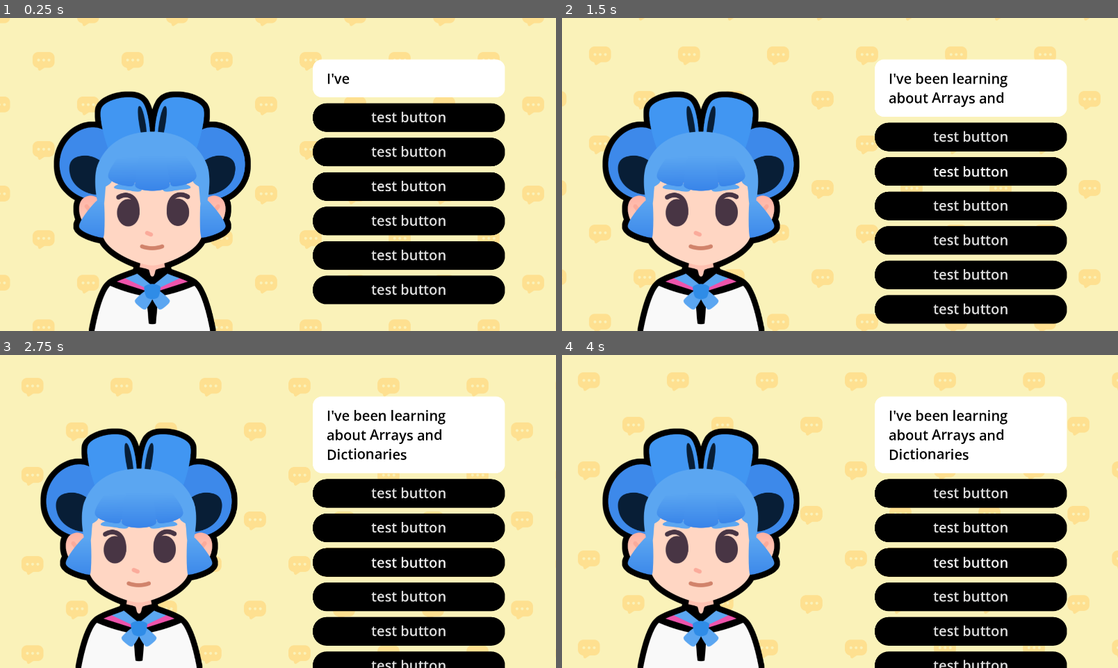
Above: before the commit, frames 1-4 (two rows, left to right).
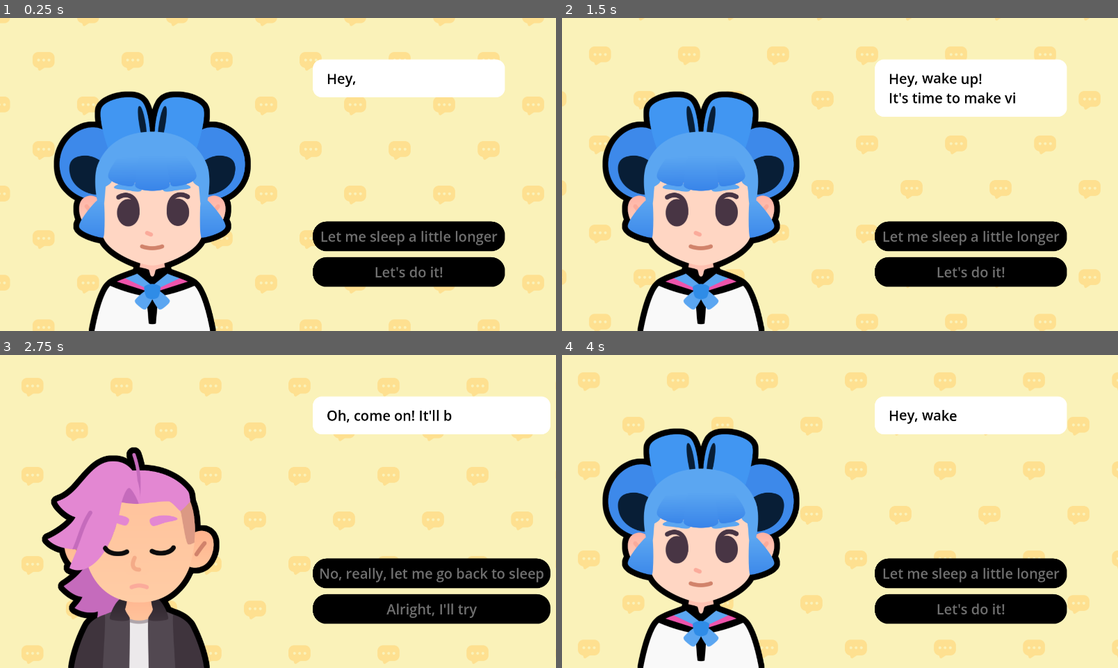
Above: after the commit, the same moments.

Repository: monkeytickler812/2d-GameDev-Course
Game: Godot game, scene res://lessons/dialogue.tscn
Same seed, same stepped clock (60 frames per second), same inputs: the game is played once before the commit and once after it. Before the commit the project has no main scene; this scene is started directly in both runs. Sound files missing from this copy of the repository are replaced by a short silence.
Inputs (mouse positions are in pixels of both pictures, inside the frame that each line leads up to):
- Up to frame 1 (0.25 s): no input
- Up to frame 2 (1.5 s): click (973, 118) at 0.5 s, where only the run before the commit has a clickable "test button"; click (973, 171) at 1.25 s, where only the run before the commit has a clickable "test button"
- Up to frame 3 (2.75 s): click (411, 574) at 2 s, where only the run after the commit has a clickable "Let me sleep a little longer"
- Up to frame 4 (4 s): click (973, 561) at 2.75 s, where only the run before the commit has a clickable "test button"; click (995, 574) at 3.5 s, where only the run after the commit has a clickable "No, really, let me go back to…"

The runs differ from the first frame. In frame 1, 16% of the frame differs, in the area x 56-91%, y 17-92%; in frame 2, 16%; in frame 3, 42%, in the area x 7-99%, y 13-100%; in frame 4, 19%.

Commit message:
L4 complete, practice bugged

Diff:
--- a/M08.start_a_dialog_workbook/lessons/dialogue.gd
+++ b/M08.start_a_dialog_workbook/lessons/dialogue.gd
@@ -11,64 +11,63 @@
 	"pink": preload ("res://assets/pink.png")
 }
 
-## An array of dictionaries. Each dictionary has three properties:
+## An array of dictionaries. Each dictionary has four properties:
 ## - expression: a [code]Texture[/code] containing an expression
 ## - text: a [code]String[/code] containing the text the character says
-## - character: a [code]Texture[/code] representing the character
+## - character: a [code]String[/code] representing the character's name
+## - choices: a [code]dictionary[/code] with [code]String[/code] keys and [code]int[/code] values
 var dialogue_items: Array[Dictionary] = [
 	{
 		"expression": expressions["regular"],
-		"text": "I've been learning about [wave]Arrays and Dictionaries[/wave]",
-		"character": bodies["sophia"]
+		"text": "[wave]Hey, wake up![/wave]\nIt's time to make video games.",
+		"character": bodies["sophia"],
+		"choices": {
+			"Let me sleep a little longer": 2,
+			"Let's do it!": 1,
+		},
 	},
 	{
-		"expression": expressions["regular"],
-		"text": "How has it been going?",
-		"character": bodies["pink"]
+		"expression": expressions["happy"],
+		"text": "Great! Your first task will be to write a [b]dialogue tree[/b].",
+		"character": bodies["sophia"],
+		"choices": {
+			"I will do my best": 3,
+			"No, let me go back to sleep": 2,
+		},
 	},
 	{
 		"expression": expressions["sad"],
-		"text": "... Well... it is a little bit [shake]complicated[/shake]!",
-		"character": bodies["sophia"]
-	},
-	{
-		"expression": expressions["sad"],
-		"text": "Oh!",
-		"character": bodies["pink"]
-	},
-	{
-		"expression": expressions["regular"],
-		"text": "I believe in you!",
-		"character": bodies["pink"]
+		"text": "Oh, come on! It'll be fun.",
+		"character": bodies["pink"],
+		"choices": {
+			"No, really, let me go back to sleep": 0,
+			"Alright, I'll try": 1,
+		},
 	},
 	{
 		"expression": expressions["happy"],
-		"text": "If you stick to it, you'll eventually make it!",
-		"character": bodies["pink"]
+		"text": "That's the spirit! [wave]You can do it![/wave]",
+		"character": bodies["pink"],
+		"choices": {"Okay! (Quit)": - 1},
 	},
-	{
-		"expression": expressions["happy"],
-		"text": "That's it! Let's [tornado freq=3.0][rainbow val=1.0]GOOOOOO!!![/rainbow][/tornado]",
-		"character": bodies["sophia"]
-	}
 ]
 
+## UI element that shows the texts
 @onready var rich_text_label: RichTextLabel = %RichTextLabel
-## Container for the buttons
-@onready var action_buttons_v_box_container: VBoxContainer = %ActionButtonsVBoxContainer
 ## Audio player that plays voice sounds while text is being written
 @onready var audio_stream_player: AudioStreamPlayer = %AudioStreamPlayer
 ## The character
 @onready var body: TextureRect = %Body
 ## The Expression
 @onready var expression: TextureRect = %Expression
+## The container for buttons
+@onready var action_buttons_v_box_container: VBoxContainer = %ActionButtonsVBoxContainer
 
 
 func _ready() -> void:
 	show_text(0)
 
-
-## Draws the current text to the rich text element
+## Draws the selected text
 ## [param current_item_index] Displays the currently selected index from the dialogue array
 func show_text(current_item_index: int) -> void:
 	# We retrieve the current item from the array
@@ -79,6 +78,7 @@
 	rich_text_label.text = current_item["text"]
 	expression.texture = current_item["expression"]
 	body.texture = current_item["character"]
+	create_buttons(current_item["choices"])
 	# We set the initial visible ratio to the text to 0, so we can change it in the tween
 	rich_text_label.visible_ratio = 0.0
 	# We create a tween that will draw the text
@@ -103,6 +103,38 @@
 	# We animate the character sliding in.
 	slide_in()
 
+	# We disable the buttons, and re-enable them after the text is shown
+	for button: Button in action_buttons_v_box_container.get_children():
+		button.disabled = true
+	tween.finished.connect(func() -> void:
+		for button: Button in action_buttons_v_box_container.get_children():
+			button.disabled = false
+	)
+
+#NCHOR:090_create_buttons
+## Adds buttons to the buttons container
+## [param choices_data] A dictionary of [String] keys where each key represents
+##                      a sentence that the player can select, and each [int] value
+##                      represents a key for the next text item.
+func create_buttons(choices_data: Dictionary) -> void:
+	# We remove all previous buttons
+	for button in action_buttons_v_box_container.get_children():
+		button.queue_free()
+	# We loop over all the dictionary keys
+	for choice_text in choices_data:
+		var button := Button.new()
+		action_buttons_v_box_container.add_child(button)
+		button.text = choice_text
+		# We extract the target line index from the dictionary value
+		var target_line_idx: int = choices_data[choice_text]
+		if target_line_idx == - 1:
+			# If the target line index is -1, we want to quit
+			button.pressed.connect(get_tree().quit)
+		else:
+			# Otherwise we bind the target line index to the show_text function
+			# and use that in the pressed signal's connection
+			button.pressed.connect(show_text.bind(target_line_idx))
+
 ## Animates the character when they start talking
 func slide_in() -> void:
 	var slide_tween := create_tween()
--- a/M08.start_a_dialog_workbook/project.godot
+++ b/M08.start_a_dialog_workbook/project.godot
@@ -12,6 +12,7 @@
 
 config/name="M08. Start a Dialogue (Workbook)"
 config/tags=PackedStringArray("workbook")
+run/main_scene="res://lessons/dialogue.tscn"
 config/features=PackedStringArray("4.3")
 config/icon="res://icon_start_a_dialog.png"
 
